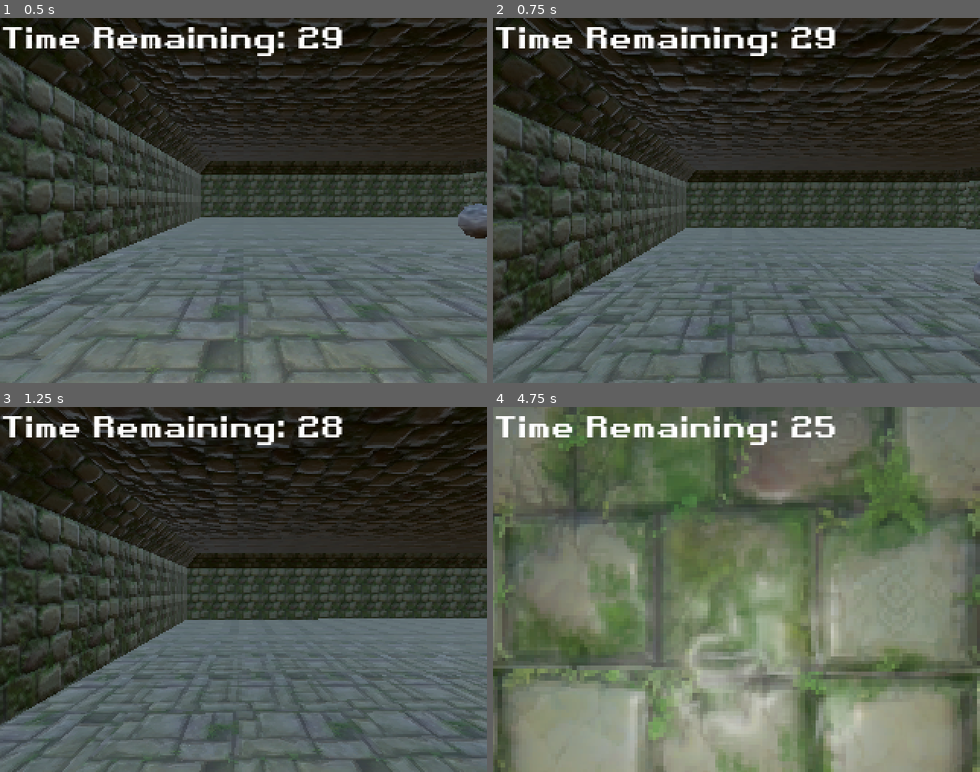
Above: before the commit, frames 1-4 (two rows, left to right).
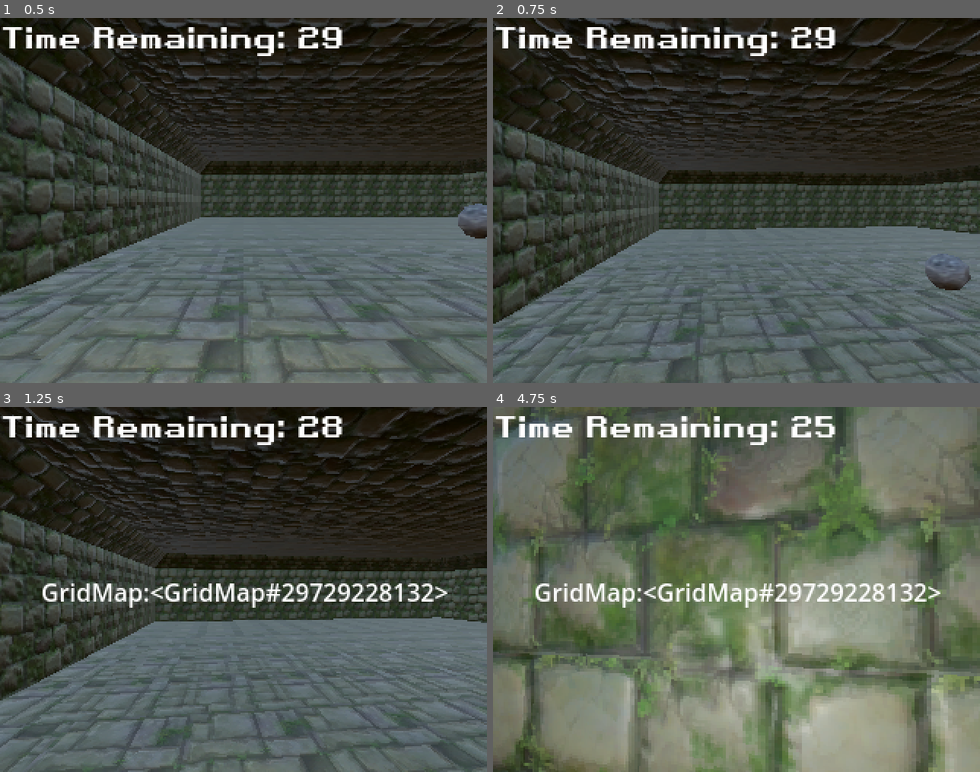
Above: after the commit, the same moments.

Repository: SampaiWasTaken/FatedEnds
Game: Godot game, scene res://main.tscn
The game is run twice, just before and just after one commit, with the same random seed, the same clock (stepped at 60 frames per second) and the same inputs.
Inputs (mouse positions are in pixels of both pictures, inside the frame that each line leads up to):
- Up to frame 1 (0.5 s): no input
- Up to frame 2 (0.75 s): tap Enter (ui_accept) at 0.5 s; move the mouse to (760, 200) at 0.52 s; hold Up (ui_up) from 0.53 s (still down)
- Up to frame 3 (1.25 s): keep holding Up (ui_up); tap Enter (ui_accept) at 0.77 s
- Up to frame 4 (4.75 s): keep holding Up (ui_up); move the mouse to (712, 589) at 1.27 s; tap Enter (ui_accept) at 1.52, 3.02, 3.77, 4.52 s; move the mouse to (746, 582) at 2.02 s; move the mouse to (731, 596) at 2.77 s; move the mouse to (775, 593) at 3.52 s; move the mouse to (697, 585) at 4.27 s

Frame 1 is identical in both runs. In frame 2, 25% of the frame differs, in the area x 0-100%, y 0-100%; in frame 3, 26%; in frame 4, 46%.

Commit message:
raycast added

Diff:
--- a/fated-ends/Scenes/Player/player.gd
+++ b/fated-ends/Scenes/Player/player.gd
@@ -10,7 +10,7 @@
 @onready var cam = $Camera3D
 
 var CamRotation = Vector2(0,0)
-var MouseSens = 0.001
+var MouseSens = 0.007
 
 func _ready() -> void:
 	cam.current = true
--- a/fated-ends/Scenes/Player/player.tscn
+++ b/fated-ends/Scenes/Player/player.tscn
@@ -1,6 +1,7 @@
-[gd_scene load_steps=5 format=3 uid="uid://dncv1j7hufsuy"]
+[gd_scene load_steps=6 format=3 uid="uid://dncv1j7hufsuy"]
 
 [ext_resource type="Script" path="res://Scenes/Player/player.gd" id="1_8j31w"]
+[ext_resource type="Script" path="res://Scenes/Player/ray_cast_3d.gd" id="2_vbmdb"]
 
 [sub_resource type="StandardMaterial3D" id="StandardMaterial3D_66i5h"]
 
@@ -28,6 +29,7 @@
 [node name="RayCast3D" type="RayCast3D" parent="Camera3D"]
 target_position = Vector3(0, 0, -20)
 collision_mask = 3
+script = ExtResource("2_vbmdb")
 
 [node name="InteractLabel" type="Label" parent="Camera3D/RayCast3D"]
 anchors_preset = -1
--- a/fated-ends/main.tscn
+++ b/fated-ends/main.tscn
@@ -23,7 +23,6 @@
 glow_enabled = true
 glow_normalized = true
 glow_blend_mode = 0
-volumetric_fog_enabled = true
 volumetric_fog_density = 0.1
 
 [node name="Node3D" type="Node3D"]
